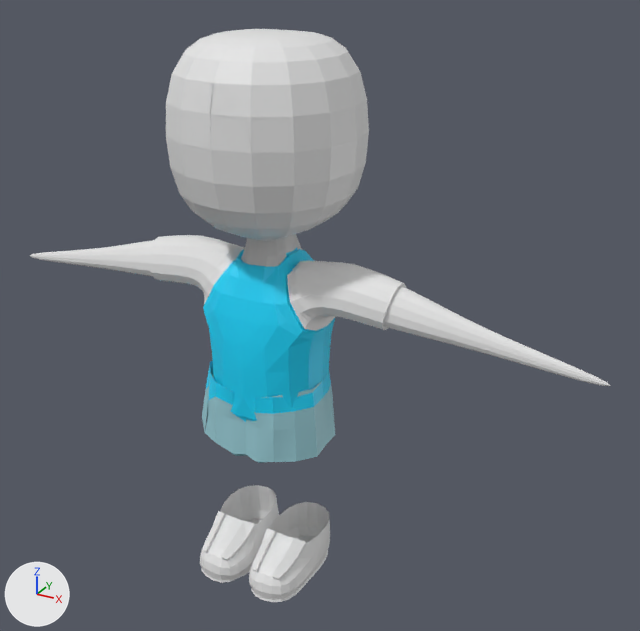
The Blender file Sk8troidAnim2.blend: old version first, new version second.
One viewpoint serves both versions: a 50 mm lens placed at (2.79, -4.44, 1.38), pointed at (0.26, 0.16, -0.92). Lighting does not change. The marker at lower left points along +X, +Y and +Z.

In view in the first picture: 'Body', 'Body.001', 'Head', 'LArm', 'RArm', 'Shoes'.
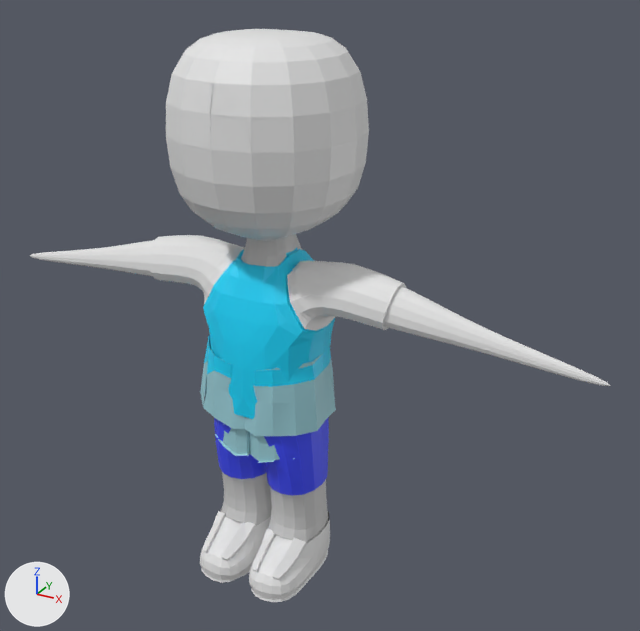
Location of each change, [x1, y1, x2, y2] in pixels of the pictures (640 x 631 px):
'Body.001', moved
    before: [202, 360, 336, 462]
    after: [200, 335, 336, 436]
'Pants', shown
    after: [214, 417, 329, 543]

The edits, one by one:
Object 'Pants' (ob_pants) is now shown.
Object 'Body.001' (ob_body_001) moves from (0.016, -0.008, -1.472) to (0.016, -0.008, -1.281).
